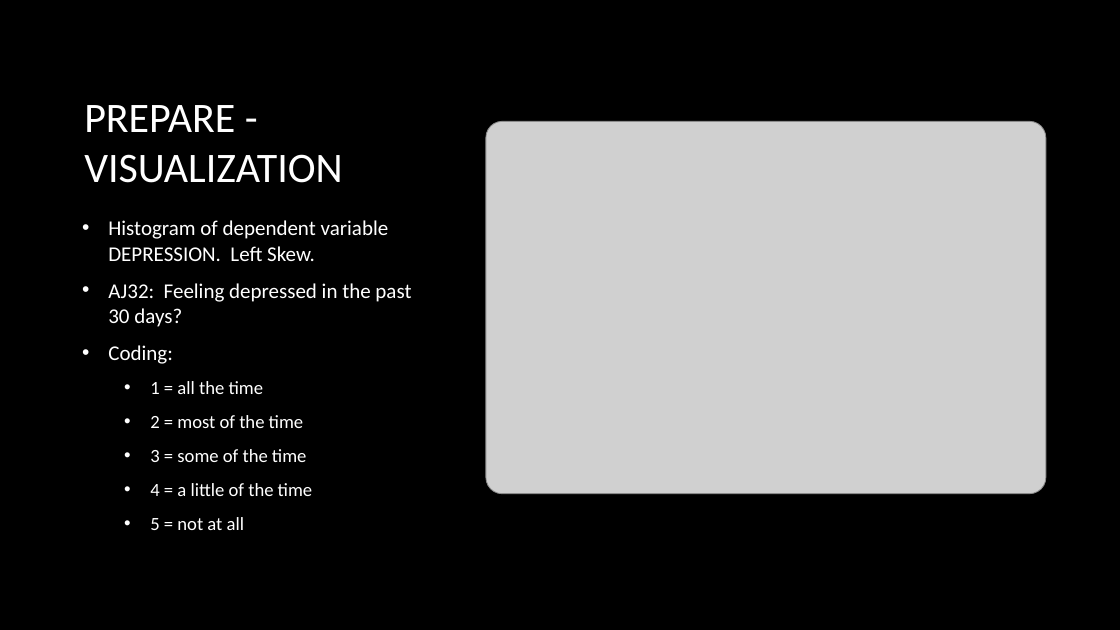
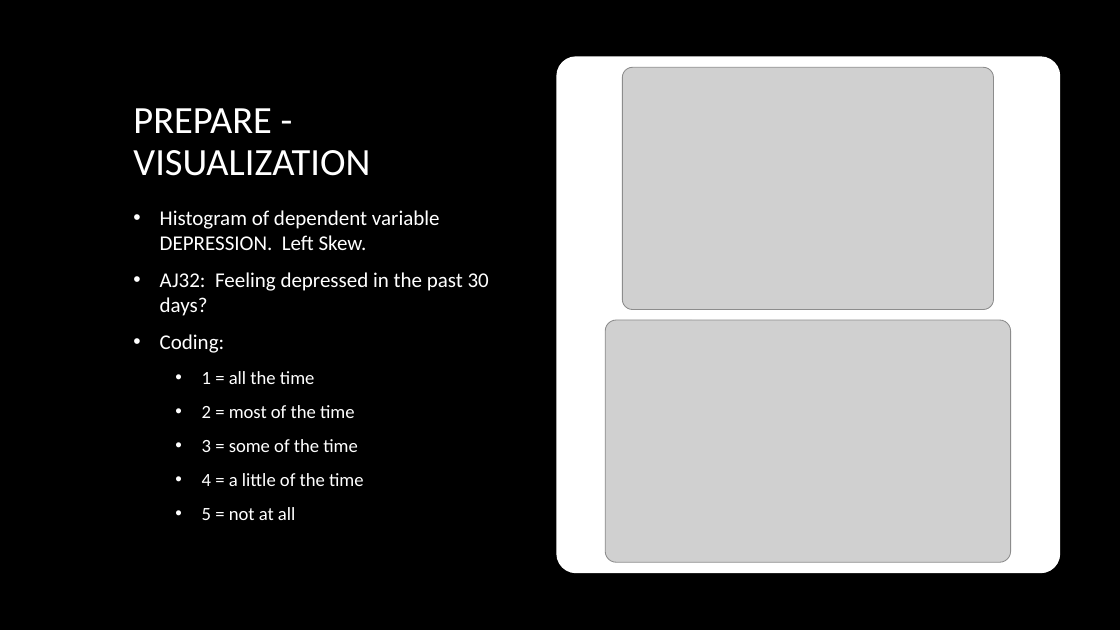
Before and after one commit to danlagos/ANA500---Week-2, a slide deck: slide 17 of Depression and Poverty.pptx. Drawn at 1120x630 pixels with LibreOffice and Linux fonts; fonts in the diff are those of the drawing; grey boxes stand for pictures; background and template pictures are left out. Boxes give left, top, right and bottom in pixels: in the first picture for what was removed or moved away, otherwise in the second. Text is boxed around its words. In the diff, an @@ line names an element or a change of style, - is before the commit and + after.

```diff
--- a/Depression and Poverty.pptx
+++ b/Depression and Poverty.pptx
@@ rounded rectangle added at box(559, 59, 1058, 571), fill #FFFFFF, outline #FFFFFF 4 pt @@
@@ picture added at box(623, 67, 994, 309) @@
@@ title "PREPARE - VISUALIZATION": place and size @@
-title "PREPARE - VISUALIZATION" at box(84, 105, 342, 183)
+title "PREPARE - VISUALIZATION" at box(133, 108, 370, 176)
@@ title "PREPARE - VISUALIZATION" at box(133, 108, 370, 176): size 36 to 33 pt; line spacing 1 to 0.9 @@
@@ picture removed at box(486, 121, 1046, 493) @@
@@ text "Histogram of dependent variable DEPRESSION. ..." rewrapped from box(108, 220, 411, 530) to box(160, 210, 489, 520) @@
@@ picture added at box(606, 320, 1012, 562) @@
```
Also in this commit, not shown: 3 other slides changed, 5 slides added, 1 other file.
